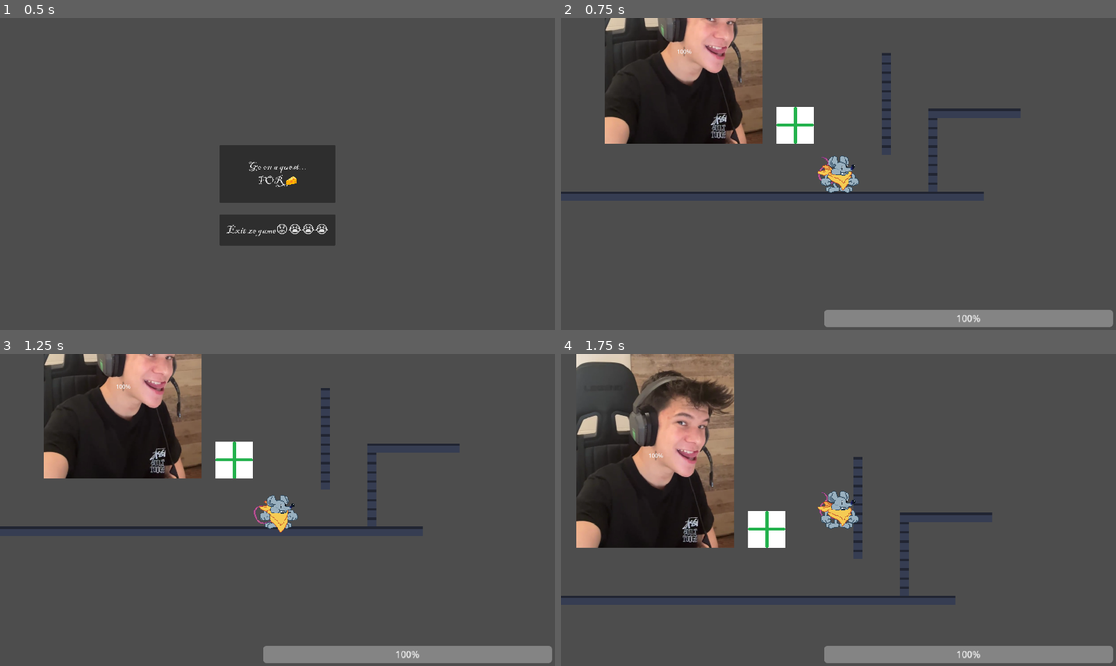
Above: before the commit, frames 1-4 (two rows, left to right).
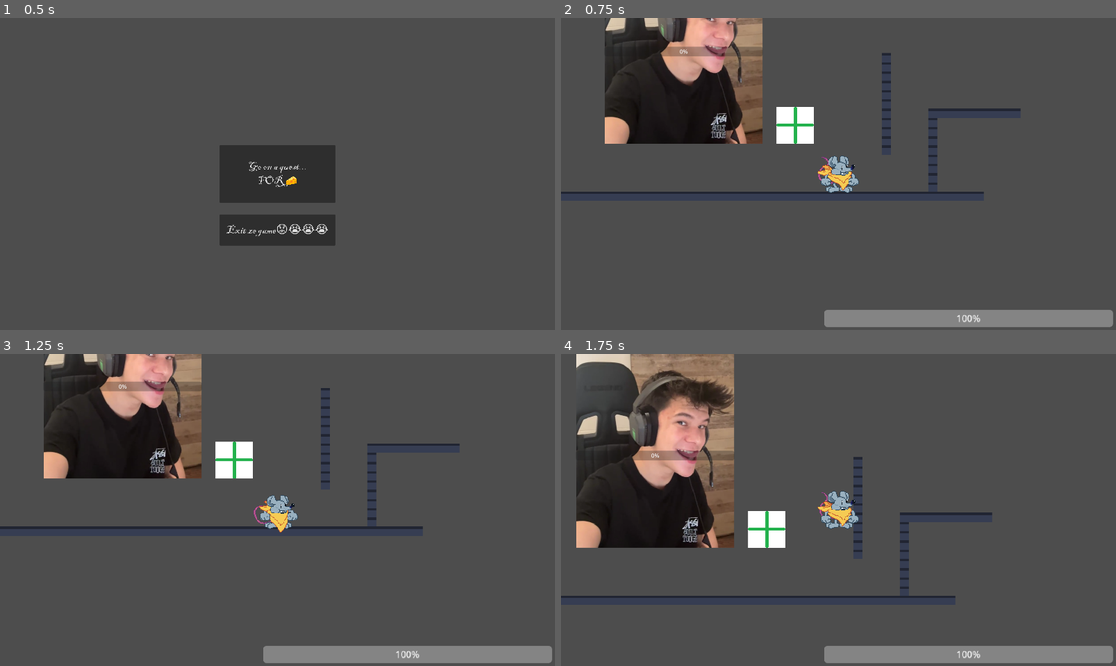
Above: after the commit, the same moments.

Repository: Dome-create/cheesequest
Game: Godot game, scene res://Scenes/menus/Main_Menu.tscn
Two runs of this game, one before a commit and one after it. Both use one fixed random seed, a clock stepped at 60 frames per second and the inputs below. The engine's default icon, where the game draws it, is replaced by a stand-in: a white triangle on a blue panel in a dark square.
Inputs:
- Up to frame 1 (0.5 s): no input
- Up to frame 2 (0.75 s): click "Go on a quest... FOR 🧀" at 0.5 s
- Up to frame 3 (1.25 s): no input
- Up to frame 4 (1.75 s): hold D (right) from 1.28 s (still down); hold V (attack) from 1.28 s (still down); tap Space (jump) at 1.52 s

Frame 1 is identical in both runs. In frame 2, 0.5% of the frame differs, in the area x 17-37%, y 9-13%; in frame 3, 0.5%; in frame 4, 0.5%, in the area x 12-32%, y 30-35%.

Commit message:
i am NOT racist💔

Diff:
--- a/Scenes/Levels/level1.tscn
+++ b/Scenes/Levels/level1.tscn
@@ -171,8 +171,9 @@
 scale = Vector2(0.9999999, 0.99999964)
 shape = SubResource("RectangleShape2D_0xrym")
 
-[node name="ProgressBar" type="ProgressBar" parent="Vencel the enemy/Area2D"]
-offset_right = 4.0
+[node name="VencelHealth" type="ProgressBar" parent="Vencel the enemy/Area2D"]
+offset_left = -222.10797
+offset_right = 222.108
 offset_bottom = 27.0
 
 [node name="Health" type="Sprite2D" parent="."]
@@ -185,5 +186,6 @@
 [node name="CollisionShape2D" type="CollisionShape2D" parent="Health/Area2D"]
 shape = SubResource("RectangleShape2D_20uw2")
 
+[connection signal="area_entered" from="Vencel the enemy/Area2D" to="Vencel the enemy/Area2D" method="_on_area_entered"]
 [connection signal="body_entered" from="Vencel the enemy/Area2D" to="Vencel the enemy/Area2D" method="_on_body_entered"]
 [connection signal="body_entered" from="Health/Area2D" to="Health/Area2D" method="_on_body_entered"]
--- a/Scenes/Player.tscn
+++ b/Scenes/Player.tscn
@@ -139,10 +139,10 @@
 step = 1.0
 script = ExtResource("25_udjif")
 
-[node name="attackhitbox" type="Area2D" parent="."]
+[node name="AttackHitbox" type="Area2D" parent="."]
 collision_mask = 2
 monitoring = false
 monitorable = false
 
-[node name="CollisionShape2D" type="CollisionShape2D" parent="attackhitbox"]
+[node name="CollisionShape2D" type="CollisionShape2D" parent="AttackHitbox"]
 shape = SubResource("RectangleShape2D_70hv0")
--- a/Scripts/player.gd
+++ b/Scripts/player.gd
@@ -72,12 +72,10 @@
 
 func start_attack():
 	is_attacking = true
-	attack_hitbox.monitoring = true
 
 	# Position hitbox in front of player
-	attack_hitbox.position.x = 40 * sign($SandorExport.scale.x)
+	$AttackHitbox.position.x = 40 * sign($SandorExport.scale.x)
+	await get_tree().create_timer(ATTACK_TIME).timeout
+	$AttackHitbox.position.x = 0 * sign($SandorExport.scale.x)
 
-	await get_tree().create_timer(ATTACK_TIME).timeout
-
-	attack_hitbox.monitoring = false
 	is_attacking = false
--- a/Scripts/vencel_the_enemy.gd
+++ b/Scripts/vencel_the_enemy.gd
@@ -1,25 +1,30 @@
 extends Area2D
 
-@export var max_health = 50
-var health = max_health
-@onready var health_bar = $ProgressBar
+var enemy_health :int
+@export var max_health := 5
 
+func _ready() -> void:
+	$".".visible = true
+	$VencelHealth.max_value = max_health
+	$VencelHealth.value = enemy_health
 
-func _ready():
-	health_bar.max_value = max_health
-	health_bar.value = health
+func die():
+	print("Died")
+	$".".queue_free()
+
+func damage(amount :int):
+	print("Enemy took " + str(amount) + " damage")
+	enemy_health -= amount
+	enemy_health = max(enemy_health, 0)
+	$VencelHealth.value = enemy_health
+
+	if enemy_health <= 0:
+		die()
 
 func _on_body_entered(body):
 	if body.name == "Player":
 		body.get_node("Health").take_damage(10)
 
-func take_damage(amount: int):
-	health -= amount
-	health_bar.value = health
-
-	if health <= 0:
-		queue_free()
-func _on_area_entered(area):
-	if area.name == "attackhitbox":
-		print("entered")
-		take_damage(10)
+func _on_area_entered(area: Area2D) -> void:
+	#if body.name == "AttackHitbox":
+	damage(5)
--- a/project.godot
+++ b/project.godot
@@ -19,7 +19,6 @@
 
 window/size/viewport_width=1920
 window/size/viewport_height=1080
-window/size/mode=3
 
 [input]
 
Not shown: 1 places in Scenes/Player.tscn that only renumber resources
Renamed: died.png -> Sprites_img/died.png
Not shown, changed: Sprites_img/died.png.import
